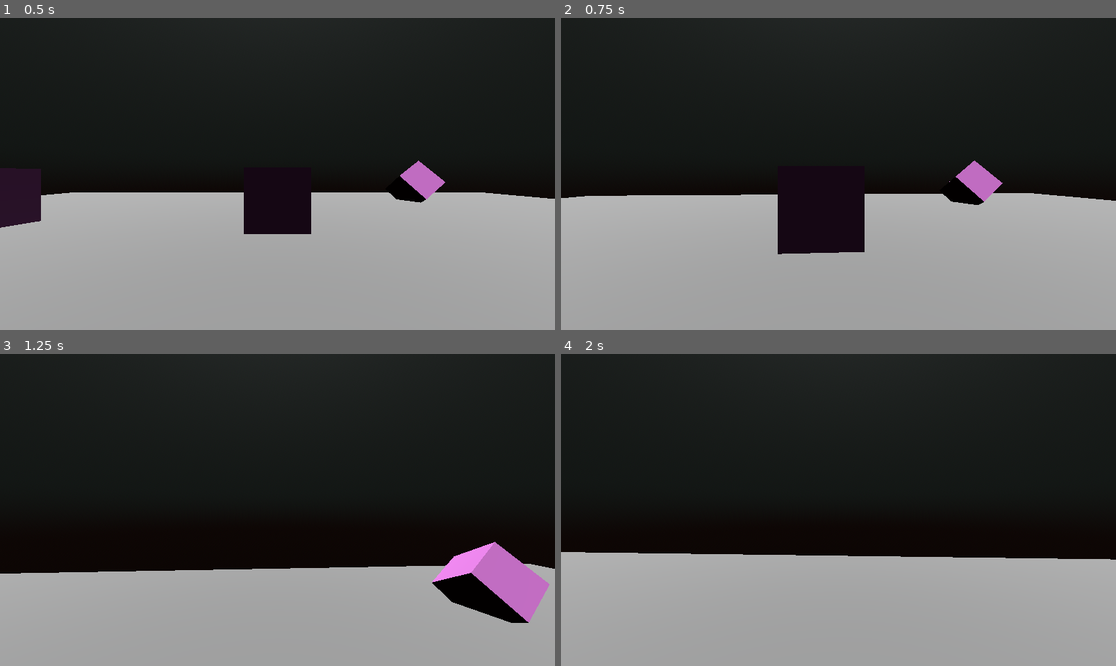
Above: before the commit, frames 1-4 (two rows, left to right).
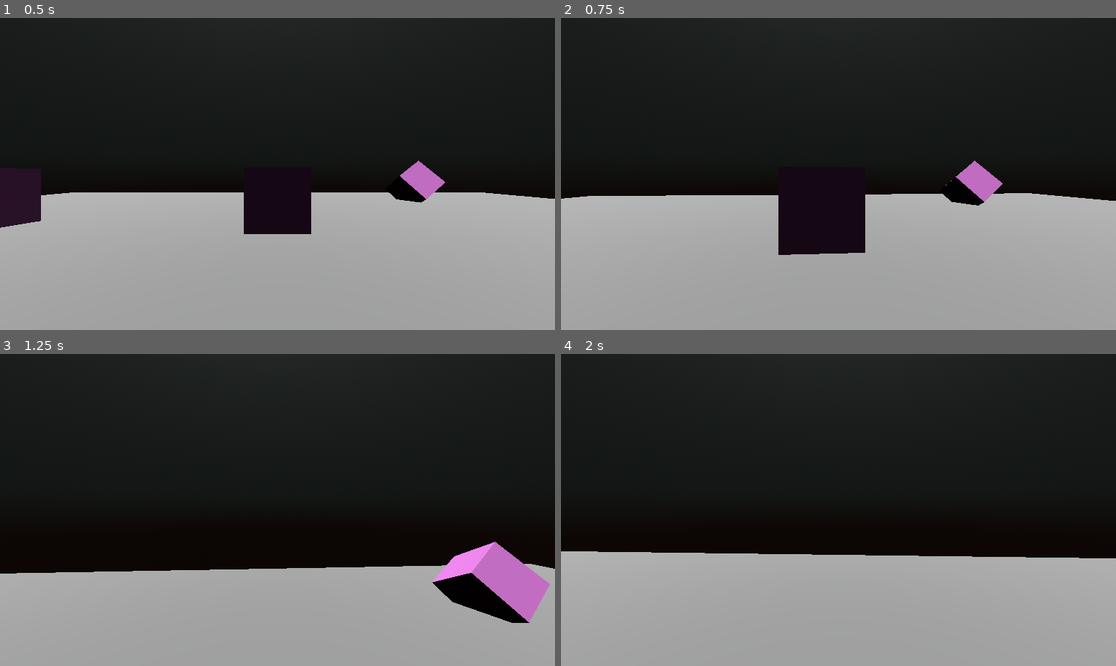
Above: after the commit, the same moments.

Repository: ZoeTheFox/Dusk_Game
Game: Godot game, scene res://FirstPersonController/TestScene.tscn
Same seed, same stepped clock (60 frames per second), same inputs: the game is played once before the commit and once after it.
Inputs (mouse positions are in pixels of both pictures, inside the frame that each line leads up to):
- Up to frame 1 (0.5 s): no input
- Up to frame 2 (0.75 s): move the mouse to (866, 174) at 0.52 s; hold W (walk_forwards) from 0.53 s (still down); hold Shift (run) from 0.53 s (still down)
- Up to frame 3 (1.25 s): keep holding W (walk_forwards); keep holding Shift (run); tap Space (jump) at 0.77 s
- Up to frame 4 (2 s): keep holding W (walk_forwards); move the mouse to (810, 510) at 1.27 s; release Shift (run) at 1.28 s; tap Shift (run) at 1.35 s; tap Space (jump) at 1.52 s

Frame 1 is identical in both runs. In frame 2, 0.2% of the frame differs, in the area x 0-100%, y 45-76%; in frame 3, less than 0.1%; in frame 4, 0.3%, in the area x 0-100%, y 63-66%.

Commit message:
testing with headbobbing

Diff:
--- a/Dusk/FirstPersonController/Player.tscn
+++ b/Dusk/FirstPersonController/Player.tscn
@@ -18,11 +18,17 @@
 [node name="Collider" type="CollisionShape3D" parent="."]
 shape = SubResource("CapsuleShape3D_sy628")
 
-[node name="Head" type="Node3D" parent="."]
+[node name="Head" type="Node3D" parent="." node_paths=PackedStringArray("camera", "head", "twist_pivot", "player")]
+script = ExtResource("2_3llqn")
+enable = true
+camera = NodePath("TwistPivot/PitchPivot/PlayerCamera")
+head = NodePath(".")
+twist_pivot = NodePath("TwistPivot")
+player = NodePath("..")
+toggle_speed = 1.0
 
 [node name="TwistPivot" type="Node3D" parent="Head"]
 
 [node name="PitchPivot" type="Node3D" parent="Head/TwistPivot"]
 
 [node name="PlayerCamera" type="Camera3D" parent="Head/TwistPivot/PitchPivot"]
-script = ExtResource("2_3llqn")
--- a/Dusk/FirstPersonController/PlayerCamera.gd
+++ b/Dusk/FirstPersonController/PlayerCamera.gd
@@ -1,26 +1,84 @@
+extends Node3D
 
-extends Camera3D
+@export
+var enable : bool
 
-# Bobbing parameters
-var bobbing_speed = 4.0 # Speed of the bobbing. Adjust based on player speed.
-var bobbing_amount = 0.05 # How much the camera moves up and down.
+@export
+var amplitude : float = 0.015
 
-# Tracking variables
-var timer = 0.0 # Keep track of the time to calculate the bobbing position.
-var target_position_y = 0.0 # Target y position of the camera.
-var original_position_y = 0.0 # Original y position of the camera to return to.
+@export
+var frequency : float = 10.0
 
+@export
+var camera : Camera3D
+
+@export
+var head : Node3D
+
+@export
+var twist_pivot : Node3D
+
+@export
+var player : CharacterBody3D
+
+@export
+var toggle_speed : float = 3.0
+
+
+var start_pos : Vector3
+
+# https://www.youtube.com/watch?v=5MbR2qJK8Tc
 
 # Called when the node enters the scene tree for the first time.
 func _ready():
-	pass # Replace with function body.
+	start_pos = camera.position
+	reset_position()
 
-func head_bobbing(strength : float):
-	timer += get_process_delta_time() * bobbing_speed
-	var bobbing_offset = sin(timer) * bobbing_amount
-	target_position_y = original_position_y + bobbing_offset
+func _process(delta):
+	if (!enable):
+		return
 
-	# Smoothly interpolate the camera's position to create a smooth bobbing effect
-	var camera_position = transform.origin
-	camera_position.y = lerp(camera_position.y, target_position_y, get_process_delta_time() * bobbing_speed)
-	transform.origin = camera_position
+	check_motion()
+	reset_position()
+	#camera.look_at(focus_target())
+
+	#print(focus_target())
+
+func focus_target() -> Vector3:
+	var pos = Vector3(global_position.x, global_position.y * head.position.y, global_position.z)
+	pos += twist_pivot.transform.basis.z * 15.0
+
+	return pos
+
+func foot_step_motion() -> Vector3:
+	var pos = Vector3.ZERO
+
+	pos.y += sin(Time.get_ticks_msec() * frequency) * amplitude
+	pos.x += cos(Time.get_ticks_msec() * frequency / 2.0) * amplitude * 2
+
+	print(pos)
+
+	return pos
+
+func check_motion() -> void:
+	var speed = Vector3(player.velocity.x, 0, player.velocity.z).length()
+
+	if (speed < toggle_speed):
+		return
+
+	if (!player.is_on_floor()):
+		return
+
+	play_motion(foot_step_motion())
+
+func reset_position() -> void:
+	if (camera.position == start_pos):
+		return
+
+	camera.position = lerp(camera.position, start_pos, 1 * get_process_delta_time())
+
+
+
+func play_motion(motion : Vector3) -> void:
+	camera.position += motion * 0.5
+	#camera.position = lerp(camera.position, motion, 1 * get_process_delta_time())
--- a/Dusk/FirstPersonController/PlayerController.gd
+++ b/Dusk/FirstPersonController/PlayerController.gd
@@ -64,10 +64,10 @@
 	#if (is_on_floor() and velocity.length() > 0):
 		#camera.head_bobbing(10)
 
-	print(target_velocity)
-	print(velocity)
+	# print(target_velocity)
+	# print(velocity)
 
-	print(is_on_floor())
+	# print(is_on_floor())
 
 	move_and_slide()
 
